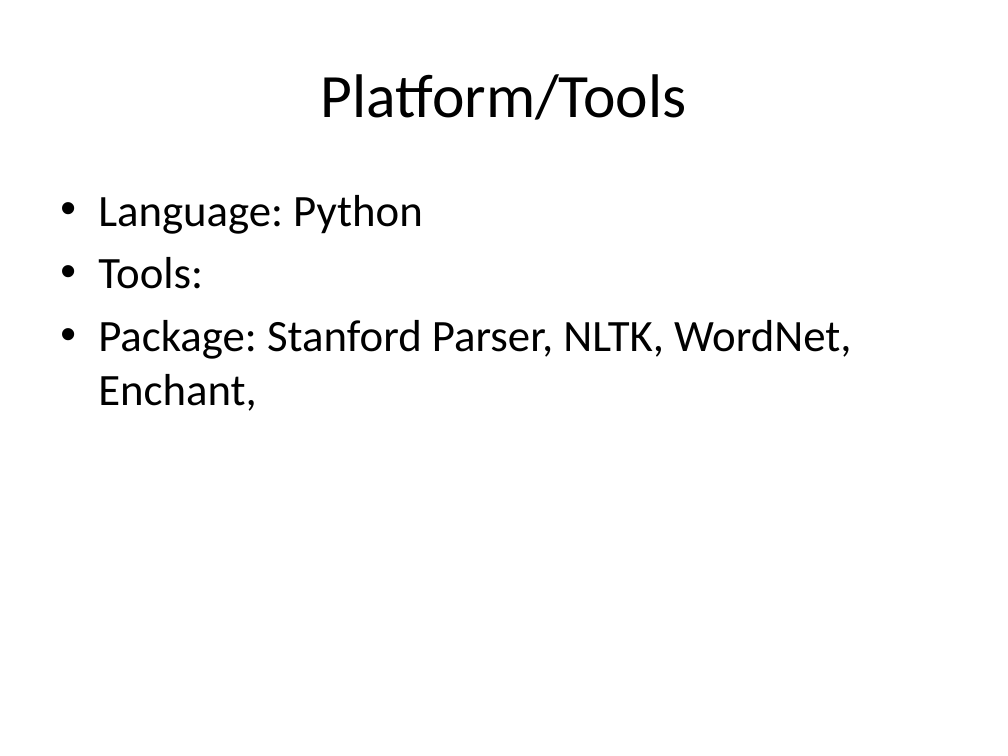
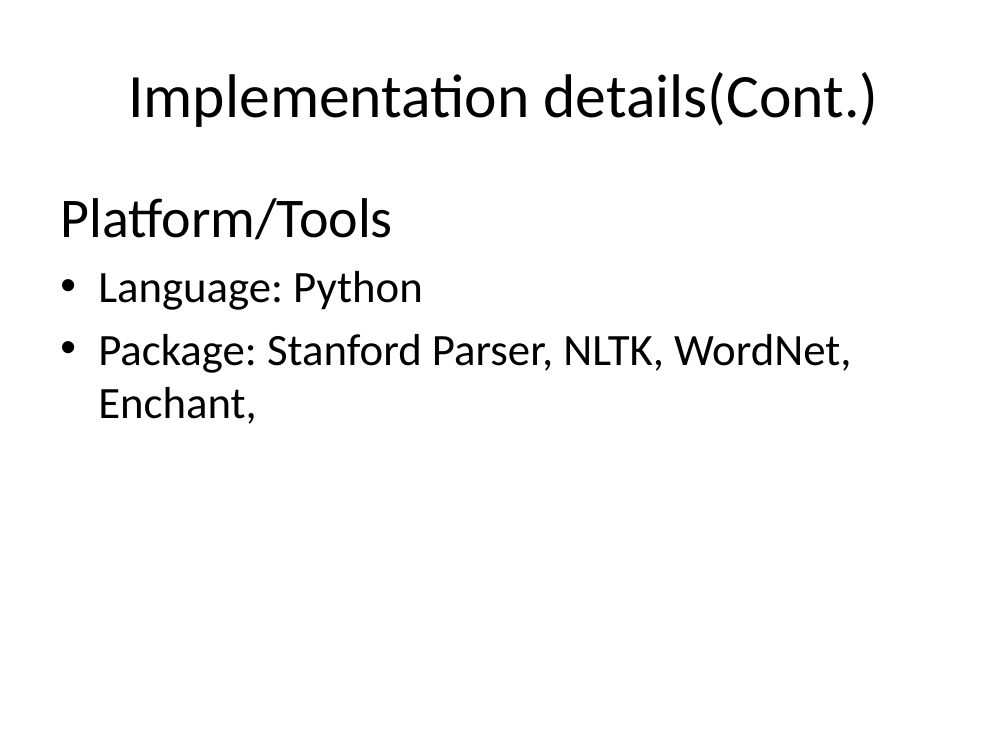
Before and after one commit to dx88968/SRA, a slide deck: slide 12 of Report/NLP.pptx (slide 5 before the commit). Drawn at 1008x756 pixels with LibreOffice and Linux fonts; fonts in the diff are those of the drawing. Boxes give left, top, right and bottom in pixels: in the first picture for what was removed or moved away, otherwise in the second. Text is boxed around its words. In the diff, an @@ line names an element or a change of style, - is before the commit and + after.

```diff
--- a/Report/NLP.pptx
+++ b/Report/NLP.pptx
@@ title at (x1=128, y1=72, x2=879, y2=127): text changed @@
-Platform/Tools
+Implementation details(Cont.)
@@ text at (x1=60, y1=198, x2=392, y2=240): paragraph added @@
+Platform/Tools
@@ text at (x1=98, y1=257, x2=203, y2=289): paragraph removed @@
-• Tools:
```
Also in this commit, not shown: 2 other slides changed, 2 slides added.
